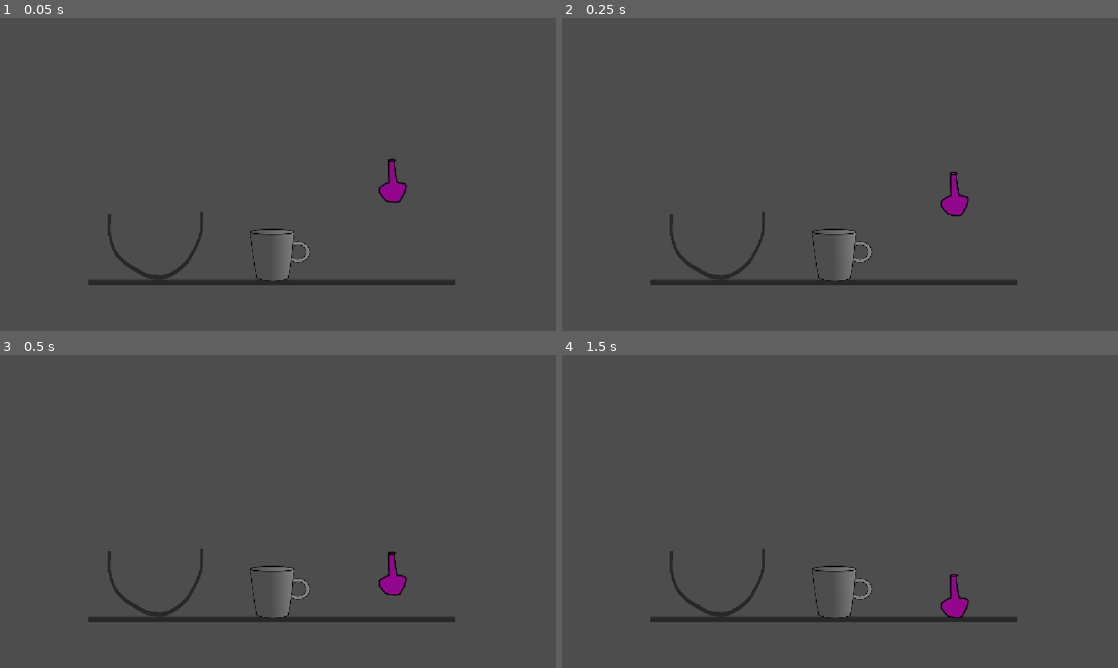
Above: before the commit, frames 1-4 (two rows, left to right).
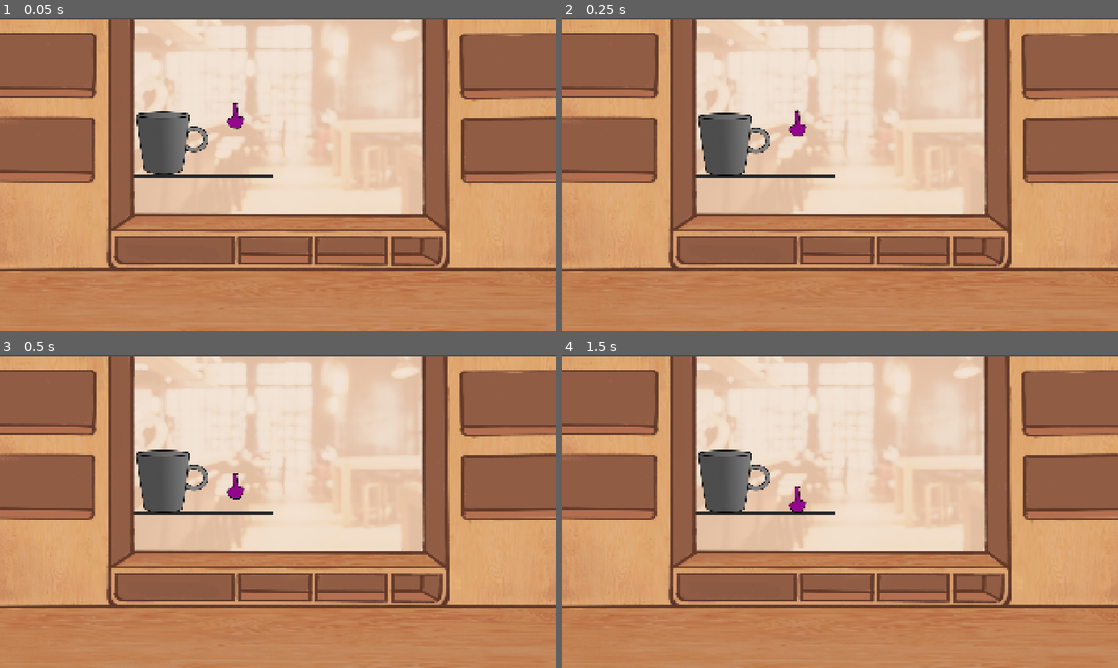
Above: after the commit, the same moments.

Repository: sanicatthedisco/brewing
Game: Godot game, scene res://main.tscn
The game is run twice, just before and just after one commit, with the same random seed, the same clock (stepped at 60 frames per second) and the same inputs.
Inputs (mouse positions are in pixels of both pictures, inside the frame that each line leads up to):
- Up to frame 1 (0.05 s): no input
- Up to frame 2 (0.25 s): no input
- Up to frame 3 (0.5 s): no input
- Up to frame 4 (1.5 s): move the mouse to (962, 495) at 0.52 s; click (962, 495) at 0.67 s; tap Enter at 1.25 s; drag from (728, 527) to (956, 596) at 1.27 s

The runs differ from the first frame. In frame 1, 98% of the frame differs, in the area x 0-100%, y 0-100%; in frame 2, 98%; in frame 3, 98%; in frame 4, 98%.

Commit message:
Backdrops

Diff:
--- a/Objects/Containers/IngredientContainer.tscn
+++ b/Objects/Containers/IngredientContainer.tscn
@@ -5,7 +5,11 @@
 [sub_resource type="RectangleShape2D" id="RectangleShape2D_heqi2"]
 size = Vector2(141, 139)
 
-[node name="IngredientContainer" type="Node2D" unique_id=1266183240]
+[sub_resource type="RectangleShape2D" id="RectangleShape2D_jmhsy"]
+size = Vector2(50, 85)
+
+[node name="IngredientContainer" type="RigidBody2D" unique_id=813111274]
+input_pickable = true
 script = ExtResource("1_372x3")
 
 [node name="Mask" type="Sprite2D" parent="." unique_id=1087823141]
@@ -33,3 +37,11 @@
 [node name="CollisionShape2D" type="CollisionShape2D" parent="PourZone" unique_id=186712206]
 position = Vector2(38.5, -90.5)
 shape = SubResource("RectangleShape2D_heqi2")
+
+[node name="CollisionShape2D" type="CollisionShape2D" parent="." unique_id=1592872759]
+
+[node name="InteractionDetector" type="Area2D" parent="." unique_id=69867065]
+
+[node name="InteractionZone" type="CollisionShape2D" parent="InteractionDetector" unique_id=805710803]
+position = Vector2(-1, 1.5)
+shape = SubResource("RectangleShape2D_jmhsy")
--- a/Objects/Containers/Mug/Mug.tscn
+++ b/Objects/Containers/Mug/Mug.tscn
@@ -8,8 +8,10 @@
 [sub_resource type="RectangleShape2D" id="RectangleShape2D_8lafr"]
 size = Vector2(104, 309)
 
+[sub_resource type="RectangleShape2D" id="RectangleShape2D_jmhsy"]
+size = Vector2(184, 210)
+
 [node name="Mug" unique_id=1266183240 instance=ExtResource("1_8lafr")]
-scale = Vector2(0.5, 0.5)
 script = ExtResource("2_1bp4k")
 
 [node name="Mask" parent="." index="0" unique_id=1087823141]
@@ -32,3 +34,7 @@
 [node name="CollisionShape2D" parent="PourZone" parent_id_path=PackedInt32Array(806354122) index="0" unique_id=186712206]
 position = Vector2(-34, -253.5)
 shape = SubResource("RectangleShape2D_8lafr")
+
+[node name="CollisionShape2D" parent="." index="3" unique_id=1592872759]
+position = Vector2(-30, 1)
+shape = SubResource("RectangleShape2D_jmhsy")
--- a/Objects/Containers/ingredient_container.gd
+++ b/Objects/Containers/ingredient_container.gd
@@ -1,5 +1,5 @@
 class_name IngredientContainer
-extends Node2D
+extends Draggable
 
 @onready var mask: Sprite2D = $Mask
 @onready var liquid: ColorRect = $Mask/Liquid
--- a/Objects/Ingredients/Draggable/Draggable.tscn
+++ b/Objects/Draggable/Draggable.tscn
@@ -1,6 +1,6 @@
 [gd_scene format=3 uid="uid://cmyi2np3k5aa4"]
 
-[ext_resource type="Script" uid="uid://do8b4ofriswb8" path="res://Objects/Ingredients/Draggable/draggable.gd" id="1_yfv1d"]
+[ext_resource type="Script" uid="uid://do8b4ofriswb8" path="res://Objects/Draggable/draggable.gd" id="1_yfv1d"]
 [ext_resource type="Texture2D" uid="uid://bqes3a3mhg8bc" path="res://Assets/Sprites/flask.png" id="2_iyngx"]
 
 [sub_resource type="RectangleShape2D" id="RectangleShape2D_ueyfw"]
--- a/Objects/Ingredients/Draggable/draggable.gd
+++ b/Objects/Draggable/draggable.gd
@@ -27,6 +27,7 @@
 				_end_dragging()
 
 func _begin_dragging():
+	print("hi")
 	# Must freeze rigidbody physics
 	dragging = true
 	freeze = true
--- a/Objects/Ingredients/Pourable/Pourable.tscn
+++ b/Objects/Ingredients/Pourable/Pourable.tscn
@@ -1,6 +1,6 @@
 [gd_scene format=3 uid="uid://cqm6bwqwolnvf"]
 
-[ext_resource type="PackedScene" uid="uid://cmyi2np3k5aa4" path="res://Objects/Ingredients/Draggable/Draggable.tscn" id="1_base"]
+[ext_resource type="PackedScene" uid="uid://cmyi2np3k5aa4" path="res://Objects/Draggable/Draggable.tscn" id="1_base"]
 [ext_resource type="Script" uid="uid://dyohy1r1rfmx7" path="res://Objects/Ingredients/Pourable/pourable.gd" id="1_wy2w8"]
 
 [sub_resource type="CircleShape2D" id="CircleShape2D_ueyfw"]
--- a/main.tscn
+++ b/main.tscn
@@ -4,6 +4,8 @@
 [ext_resource type="PackedScene" uid="uid://dq3jj7k2u8cau" path="res://Objects/Bowl/Bowl.tscn" id="1_h2yge"]
 [ext_resource type="PackedScene" uid="uid://cqm6bwqwolnvf" path="res://Objects/Ingredients/Pourable/Pourable.tscn" id="3_h2yge"]
 [ext_resource type="PackedScene" uid="uid://bygno35u5nyh5" path="res://Objects/Containers/Mug/Mug.tscn" id="4_1bvp3"]
+[ext_resource type="Texture2D" uid="uid://dfq1i8k4reyxm" path="res://Assets/Sprites/workspace_background.png" id="5_7mycd"]
+[ext_resource type="Texture2D" uid="uid://cei8e0m5y0gmn" path="res://Assets/Sprites/cafe_backdrop.png" id="6_272bh"]
 
 [node name="Main" type="Node2D" unique_id=1694163084]
 
@@ -18,4 +20,19 @@
 lock_rotation = false
 
 [node name="Mug" parent="." unique_id=1266183240 instance=ExtResource("4_1bvp3")]
-position = Vector2(580, 491)
+position = Vector2(595, 431)
+input_pickable = false
+
+[node name="Background" type="Node2D" parent="." unique_id=1552619822]
+
+[node name="CafeBackdrop" type="Sprite2D" parent="Background" unique_id=446180653]
+position = Vector2(-85, 4)
+scale = Vector2(1.0549021, 1.054902)
+texture = ExtResource("5_7mycd")
+centered = false
+
+[node name="Sprite2D" type="Sprite2D" parent="Background" unique_id=1154507314]
+z_index = -1
+position = Vector2(867, 380)
+scale = Vector2(0.73529416, 0.7352941)
+texture = ExtResource("6_272bh")
--- a/project.godot
+++ b/project.godot
@@ -17,6 +17,8 @@
 
 [display]
 
+window/size/viewport_width=1920
+window/size/viewport_height=1080
 window/stretch/mode="canvas_items"
 window/stretch/aspect="expand"
 
Binary file added: Assets/Sprites/cafe_backdrop.png
Not shown, added: Assets/Sprites/cafe_backdrop.png.import
Binary file added: Assets/Sprites/workspace_background.png
Not shown, added: Assets/Sprites/workspace_background.png.import
Renamed: Objects/Ingredients/Draggable/draggable.gd.uid -> Objects/Draggable/draggable.gd.uid
Binary file added: Objects/Ingredients/Pourable/Cafe Backdrop 1980x1020.png
Not shown, added: Objects/Ingredients/Pourable/Cafe Backdrop 1980x1020.png.import
